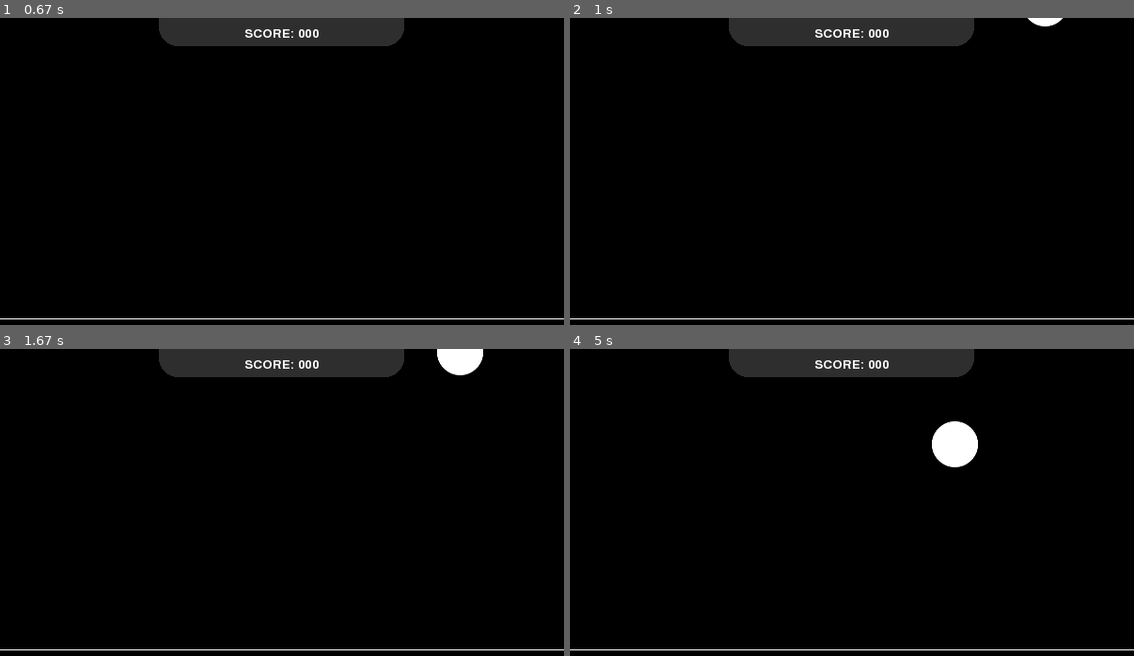
Above: before the commit, frames 1-4 (two rows, left to right).
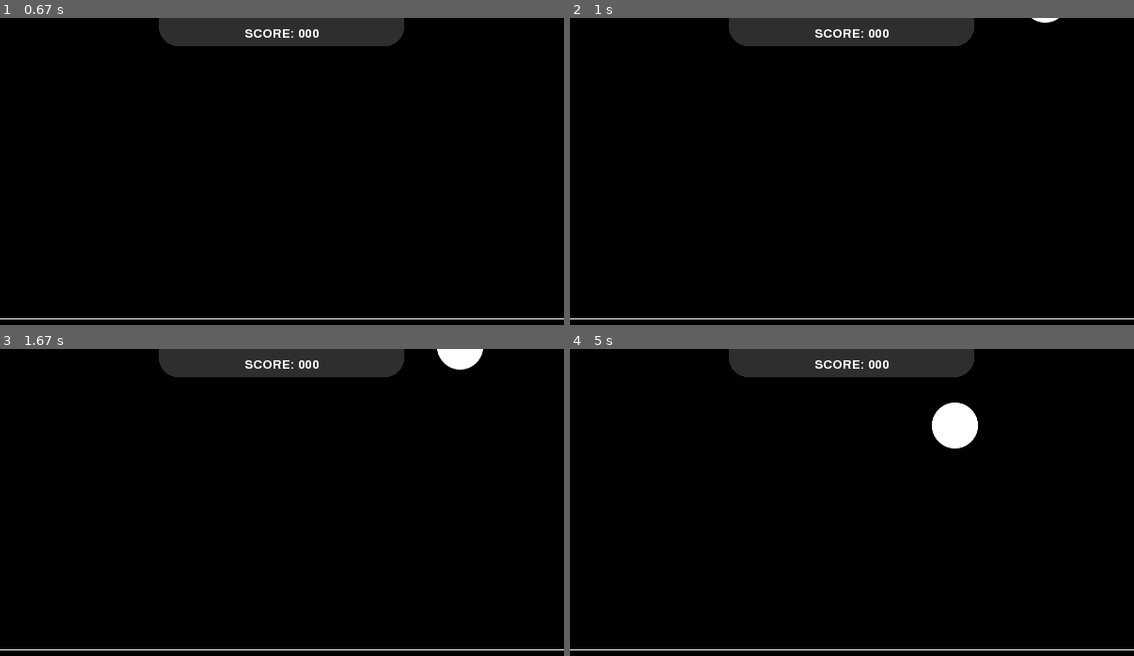
Above: after the commit, the same moments.

Repository: marcos-development-business/pygame-simple-game
Game: pygame game, started from run.py
The game is run twice, just before and just after one commit, with the same random seed, the same clock (stepped at 60 frames per second) and the same inputs.
Inputs (mouse positions are in pixels of both pictures, inside the frame that each line leads up to):
- Up to frame 1 (0.67 s): click (282, 318) at 0.38 s
- Up to frame 2 (1 s): no input
- Up to frame 3 (1.67 s): no input
- Up to frame 4 (5 s): no input

Frame 1 is identical in both runs. In frame 2, less than 0.1% of the frame differs, in the area x 81-88%, y 0-3%; in frame 3, 0.2%; in frame 4, 1.0%, in the area x 64-73%, y 17-39%.

Commit message:
game logic improvements

Diff:
--- a/constants.py
+++ b/constants.py
@@ -10,7 +10,7 @@
 
     GAME_WIDTH = min(__width * 0.9, 600)
     GAME_HEIGHT = __90_percent_screen_width - (__90_percent_screen_width % 10)
-    GAME_VELOCITY = 0.001
+    GAME_VELOCITY = 0.1
     SIZE = (GAME_WIDTH, GAME_HEIGHT)
     BREAKPOINT = GAME_HEIGHT // 2
     MAX_DISTANCE_TO_PARTICLES = 300
--- a/objects/Score.py
+++ b/objects/Score.py
@@ -7,7 +7,8 @@
         self.__score += to
 
     def decrement(self, by=1):
-        self.__score -= by
+        if self.__score > 0:
+            self.__score -= by
 
     def reset(self):
         self.__score = 0
@@ -18,5 +19,8 @@
         else:
             self.reset()
 
+    def get_score(self):
+        return self.__score
+
     def __str__(self):
         return str(self.__score).rjust(3, '0')
--- a/objects/ball.py
+++ b/objects/ball.py
@@ -12,8 +12,8 @@
         self.color = color
         self.break_point_exceeded = False
         self.screen = screen
-        self.gravityY = max(random() / 2, 0.4)
-        self.gravityX = max(random() / 2, 0.4) if randint(0, 1) == 1 else -max(random() / 2, 0.4)
+        self.gravityY = max(random() / 3, 0.3)
+        self.gravityX = max(random() / 3, 0.3) if randint(0, 1) == 1 else -max(random() / 3, 0.3)
         self.ray = randint(20, int(__w - (__w % 10)))
         self.id = str(uuid4())
         self.x = randint(int(self.ray * 2), int(Constants.GAME_WIDTH - (self.ray * 2)))
@@ -24,7 +24,11 @@
         gfxdraw.filled_circle(self.screen, int(self.x), int(self.y), self.ray, self.color)
 
     def move(self):
-        self.x = (self.x + Constants.GAME_VELOCITY) + self.gravityX
+        if self.gravityX > 0:
+            self.x = (self.x + Constants.GAME_VELOCITY) + self.gravityX
+        else:
+            self.x = (self.x - Constants.GAME_VELOCITY) + self.gravityX
+
         self.y = (self.y + Constants.GAME_VELOCITY) + self.gravityY
 
     def change_x_direction(self):
@@ -32,13 +36,13 @@
             self.gravityX = -self.gravityX
 
     def handle_with_color_update(self, new_color: tuple[int, int, int]):
-        if self.y - self.ray > Constants.BREAKPOINT:
+        if self.y + self.ray > Constants.BREAKPOINT > self.y - self.ray:
+            self.color = Constants.Colors.YELLOW
+        elif self.y - self.ray > Constants.BREAKPOINT:
             self.color = new_color
 
     def check_if_y_exceed_breakpoint(self):
-        bottom_figure_y = self.y + self.ray
-        check = bottom_figure_y - (bottom_figure_y % 10) == Constants.BREAKPOINT - (
-                    Constants.BREAKPOINT % 10) and not self.break_point_exceeded
+        check = self.y + self.ray >= Constants.BREAKPOINT and not self.break_point_exceeded
 
         if check:
             self.break_point_exceeded = True
--- a/run.py
+++ b/run.py
@@ -45,7 +45,7 @@
                 if event.type == pygame.MOUSEBUTTONDOWN:
                     mouse_click_pos = pygame.mouse.get_pos()
                     for ball in balls:
-                        if ball.check_if_click_is_inside(mouse_click_pos[0], mouse_click_pos[1]) and ball.y + ball.ray > Constants.BREAKPOINT:
+                        if ball.check_if_click_is_inside(mouse_click_pos[0], mouse_click_pos[1]) and mouse_click_pos[1] > Constants.BREAKPOINT:
                             self.balls.remove_ball(ball.id)
                             particles.create(ball.x, ball.y)
                             score.increment()
@@ -53,7 +53,7 @@
             for ball in balls:
                 if ball.check_if_y_exceed_height():
                     self.balls.remove_ball(ball.id)
-                    score.lose(10)
+                    score.decrement()
                 else:
                     if ball.check_if_y_exceed_breakpoint():
                         self.create_new_ball()
